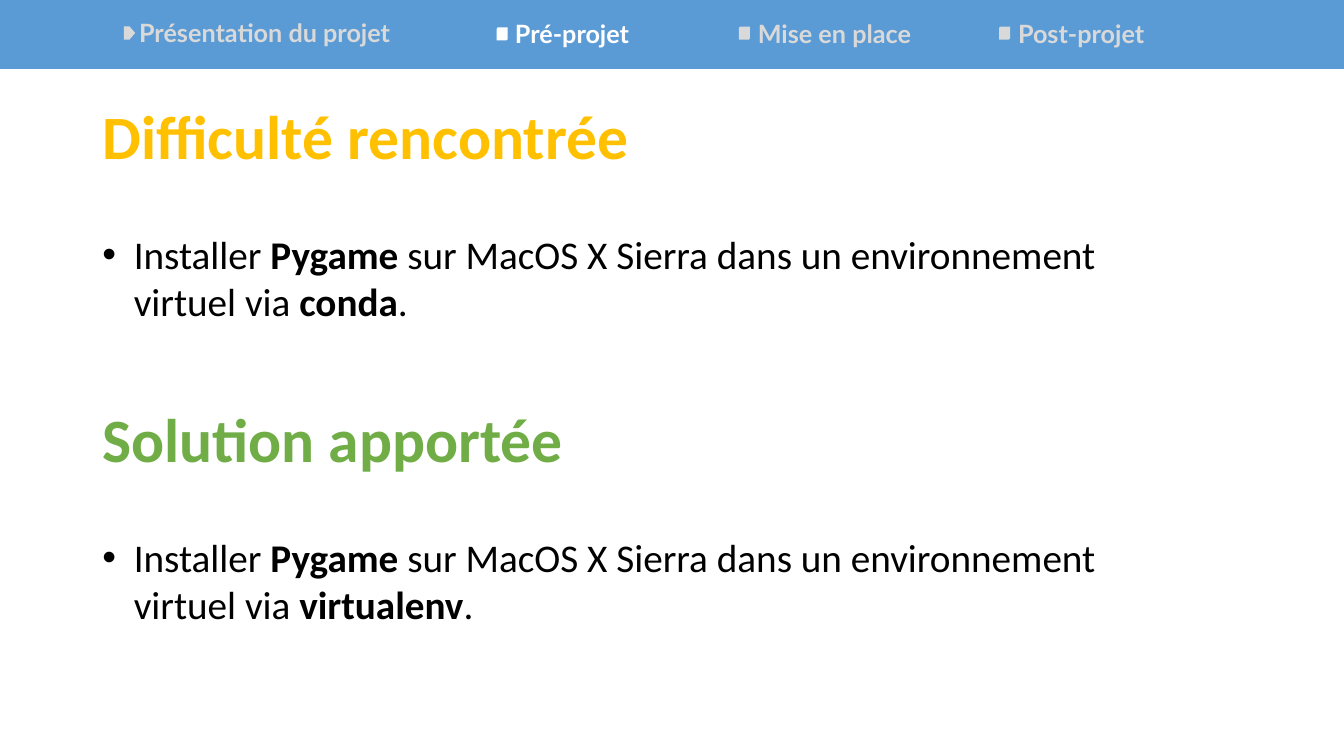
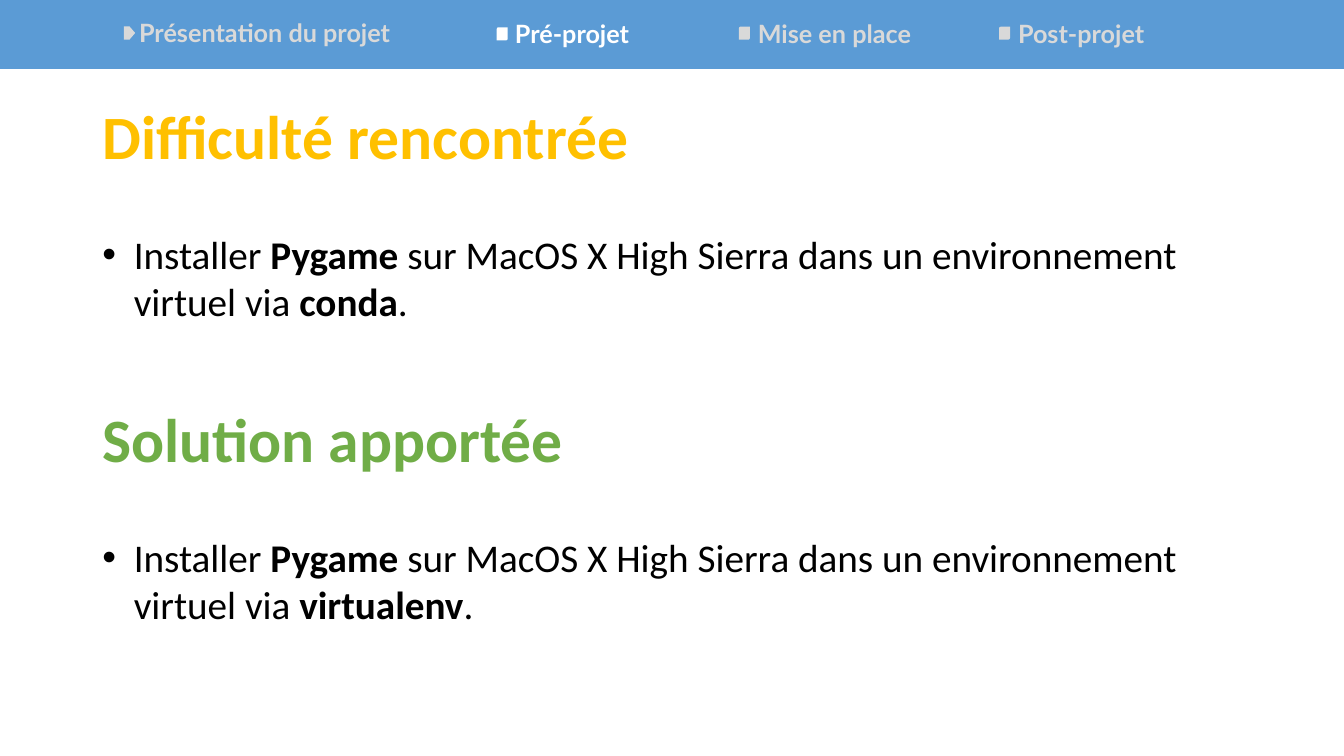
Before and after one commit to Synkied/OC_Projet-3, a slide deck: slide 9 of doc/Projet3_McGyver_Oral.pptx. Drawn at 1344x756 pixels with LibreOffice and Linux fonts; fonts in the diff are those of the drawing. Boxes give left, top, right and bottom in pixels: in the first picture for what was removed or moved away, otherwise in the second. Text is boxed around its words. In the diff, an @@ line names an element or a change of style, - is before the commit and + after.

```diff
--- a/doc/Projet3_McGyver_Oral.pptx
+++ b/doc/Projet3_McGyver_Oral.pptx
@@ text at bbox=[134, 241, 1176, 317]: text changed @@
-• Installer Pygame sur MacOS X Sierra dans un environnement virtuel via conda.
+• Installer Pygame sur MacOS X High Sierra dans un environnement virtuel via conda.
@@ text at bbox=[134, 544, 1176, 620]: text changed @@
-• Installer Pygame sur MacOS X Sierra dans un environnement virtuel via virtualenv.
+• Installer Pygame sur MacOS X High Sierra dans un environnement virtuel via virtualenv.
```
Also in this commit, not shown: 5 other slides changed, 3 other files.
